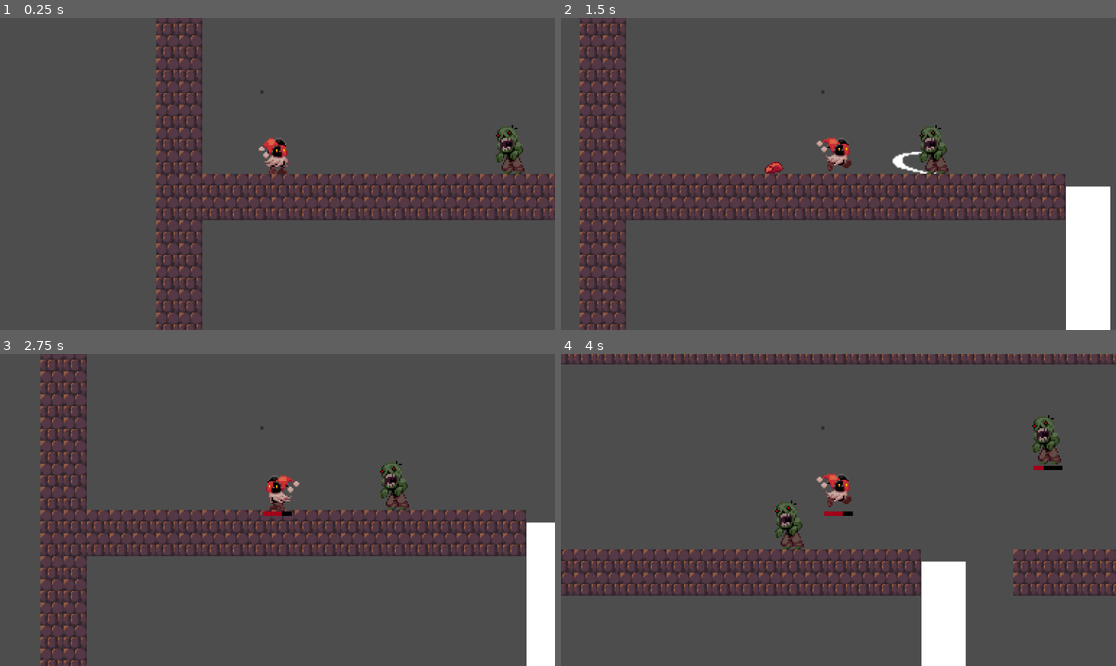
Above: before the commit, frames 1-4 (two rows, left to right).
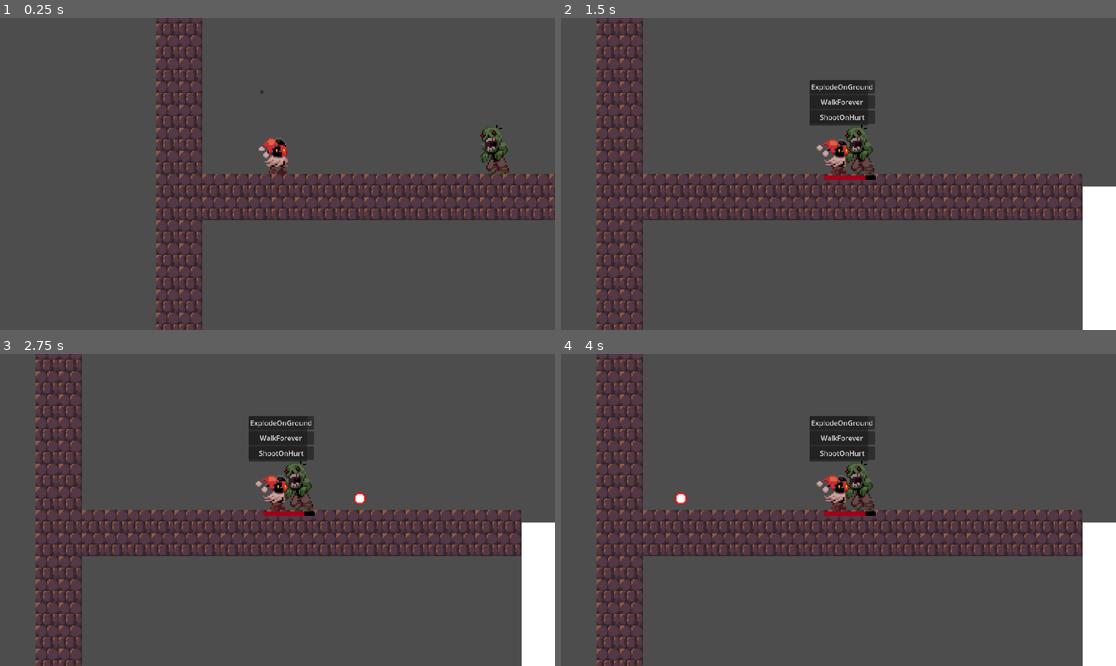
Above: after the commit, the same moments.

Repository: Varreaux/W4Game
Game: Godot game, scene res://Maps/Game.tscn
Same seed, same stepped clock (60 frames per second), same inputs: the game is played once before the commit and once after it.
Inputs (mouse positions are in pixels of both pictures, inside the frame that each line leads up to):
- Up to frame 1 (0.25 s): no input
- Up to frame 2 (1.5 s): move the mouse to (960, 158) at 0.52 s; press the mouse at (960, 158) at 0.53 s; hold D (Right) from 0.53 s (still down); tap Space (Jump) at 0.77 s; move the mouse to (727, 189) at 1.27 s; release the mouse at (727, 189) at 1.28 s; click (727, 189) at 1.35 s
- Up to frame 3 (2.75 s): tap Space (Jump) at 1.52 s; move the mouse to (333, 441) at 2.02 s; release D (Right) at 2.03 s; press the mouse at (333, 441) at 2.03 s; hold A (Left) from 2.03 s (still down)
- Up to frame 4 (4 s): move the mouse to (810, 572) at 2.77 s; release A (Left) at 2.78 s; release the mouse at (810, 572) at 2.78 s; hold D (Right) from 2.78 s (still down); click (810, 572) at 2.85 s; tap Space (Jump) at 3.02, 3.77 s; move the mouse to (1005, 556) at 3.52 s; press the mouse at (1005, 556) at 3.53 s

The runs differ from the first frame. In frame 1, 0.8% of the frame differs, in the area x 86-95%, y 34-51%; in frame 2, 12%; in frame 3, 10%; in frame 4, 25%, in the area x 0-100%, y 0-100%.

Commit message:
Some hitbox refactoring and walking

Diff:
--- a/new-game-project/Maps/Game.tscn
+++ b/new-game-project/Maps/Game.tscn
@@ -24,5 +24,14 @@
 [node name="Enemy" parent="." instance=ExtResource("3_5nq1w")]
 position = Vector2(246, 280)
 
+[node name="Enemy3" parent="." instance=ExtResource("3_5nq1w")]
+position = Vector2(576, 264)
+
+[node name="Enemy4" parent="." instance=ExtResource("3_5nq1w")]
+position = Vector2(744, 272)
+
+[node name="Enemy5" parent="." instance=ExtResource("3_5nq1w")]
+position = Vector2(896, 256)
+
 [node name="Enemy2" parent="." instance=ExtResource("3_5nq1w")]
-position = Vector2(424, 270)
+position = Vector2(408, 272)
--- a/new-game-project/Objects/Behaviors/Actions/shoot_action.tscn
+++ b/new-game-project/Objects/Behaviors/Actions/shoot_action.tscn
@@ -4,4 +4,6 @@
 
 [node name="Shoot" type="Node2D"]
 script = ExtResource("1_oycih")
+collision_mask_player = 16
+collision_mask_enemy = 32
 cooldown_time = 1.0
--- a/new-game-project/Objects/Behaviors/Actions/slash_action.tscn
+++ b/new-game-project/Objects/Behaviors/Actions/slash_action.tscn
@@ -4,4 +4,6 @@
 
 [node name="Slash" type="Node2D"]
 script = ExtResource("1_nycm4")
+collision_mask_player = 16
+collision_mask_enemy = 32
 cooldown_time = 1.0
--- /dev/null
+++ b/new-game-project/Objects/Behaviors/Actions/walk_action.tscn
@@ -0,0 +1,7 @@
+[gd_scene load_steps=2 format=3 uid="uid://c8a5j6kfy3jv7"]
+
+[ext_resource type="Script" uid="uid://dramn3qgm0ims" path="res://Scripts/behaviors/Actions/walk.gd" id="1_pnswu"]
+
+[node name="Walk" type="Node2D"]
+script = ExtResource("1_pnswu")
+cooldown_time = 1.0
--- a/new-game-project/Objects/Behaviors/Conditions/on_hurt.tscn
+++ /dev/null
@@ -1,6 +0,0 @@
-[gd_scene load_steps=2 format=3 uid="uid://nm1s6d46idi1"]
-
-[ext_resource type="Script" uid="uid://deiyvcvodlp7n" path="res://Scripts/behaviors/Conditions/on_hurt.gd" id="1_itgis"]
-
-[node name="OnHurt" type="Node2D"]
-script = ExtResource("1_itgis")
--- /dev/null
+++ b/new-game-project/Objects/Behaviors/Conditions/on_hurt_condition.tscn
@@ -0,0 +1,6 @@
+[gd_scene load_steps=2 format=3 uid="uid://nm1s6d46idi1"]
+
+[ext_resource type="Script" uid="uid://deiyvcvodlp7n" path="res://Scripts/behaviors/Conditions/on_hurt.gd" id="1_bltge"]
+
+[node name="OnHurt" type="Node2D"]
+script = ExtResource("1_bltge")
--- a/new-game-project/Objects/Entities/bullet.tscn
+++ b/new-game-project/Objects/Entities/bullet.tscn
@@ -8,7 +8,7 @@
 
 [node name="Bullet" type="Area2D"]
 collision_layer = 8
-collision_mask = 17
+collision_mask = 48
 script = ExtResource("1_38tfo")
 damage = 1.0
 
--- a/new-game-project/Objects/Entities/explosion.tscn
+++ b/new-game-project/Objects/Entities/explosion.tscn
@@ -70,7 +70,7 @@
 
 [node name="Explosion" type="Area2D"]
 collision_layer = 8
-collision_mask = 17
+collision_mask = 48
 script = ExtResource("1_7dvss")
 damage = 1.0
 
--- a/new-game-project/Objects/Entities/player.tscn
+++ b/new-game-project/Objects/Entities/player.tscn
@@ -157,7 +157,7 @@
 behaviors_menu_position = Vector2(-20, 40)
 ball_throw_power = 250.0
 gravity = 600.0
-max_health = 3
+max_health = 10
 
 [node name="Art" type="Sprite2D" parent="."]
 texture_filter = 1
--- a/new-game-project/Objects/Entities/slash.tscn
+++ b/new-game-project/Objects/Entities/slash.tscn
@@ -47,7 +47,7 @@
 
 [node name="Slash" type="Area2D"]
 collision_layer = 8
-collision_mask = 17
+collision_mask = 48
 script = ExtResource("1_o2nbf")
 damage = 1.0
 
--- a/new-game-project/Scripts/Entities/enemy.gd
+++ b/new-game-project/Scripts/Entities/enemy.gd
@@ -2,10 +2,11 @@
 
 extends Entity
 
+const ACTIVE_RANGE = 300
 const BEHAVIORS = [
-	preload("res://Objects/Behaviors/Conditions/on_ground.tscn"),
-	preload("res://Objects/Behaviors/Conditions/forever.tscn"),
-	preload("res://Objects/Behaviors/Conditions/on_hurt.tscn")
+	preload("res://Objects/Behaviors/Conditions/on_ground_condition.tscn"),
+	preload("res://Objects/Behaviors/Conditions/forever_condition.tscn"),
+	preload("res://Objects/Behaviors/Conditions/on_hurt_condition.tscn")
 ]
 
 func _ready():
@@ -22,10 +23,14 @@
 	#add_child(behavior_instance)
 
 func _physics_process(delta):
+	if get_player_range() > ACTIVE_RANGE: return
+
 	velocity.y += gravity * delta
-	velocity.x = 0  # move right
 	move_and_slide()
 
 func _process(_delta: float) -> void:
 	if hp <= 0:
 		call_deferred("queue_free")
+
+func get_player_range() -> float:
+	return (Player.instance.global_position - global_position).length()
--- a/new-game-project/Scripts/behaviors/Actions/jump.gd
+++ b/new-game-project/Scripts/behaviors/Actions/jump.gd
@@ -1,7 +1,7 @@
 extends Action
 
 func _ready() -> void:
-	cooldown_time = randf_range(0.5, 2)
+	cooldown_time = randf_range(1, 3)
 
 func on_trigger(_bypass_cooldown: bool = false):
 	if cooldown_counter > cooldown_time || _bypass_cooldown:
--- a/new-game-project/Scripts/behaviors/Actions/shoot.gd
+++ b/new-game-project/Scripts/behaviors/Actions/shoot.gd
@@ -3,6 +3,8 @@
 @onready var bullet = preload("res://Objects/Entities/bullet.tscn")
 
 var shooting_speed = randf_range(80, 200)
+@export_flags_2d_physics var collision_mask_player
+@export_flags_2d_physics var collision_mask_enemy
 
 func _ready() -> void:
 	cooldown_time = randf_range(0.5, 2)
@@ -15,4 +17,6 @@
 		get_tree().root.get_child(0).call_deferred("add_child",_bullet)
 		_bullet.global_position = entity.global_position + Vector2.UP * 8
 		_bullet.ignores.append(entity.get_node("Hurtbox"))
+		if entity is Enemy:
+			_bullet.collision_mask &= ~collision_mask_enemy
 		cooldown_counter = 0
--- a/new-game-project/Scripts/behaviors/Actions/slash.gd
+++ b/new-game-project/Scripts/behaviors/Actions/slash.gd
@@ -1,7 +1,8 @@
 extends Action
 
 @onready var slash = preload("res://Objects/Entities/slash.tscn")
-
+@export_flags_2d_physics var collision_mask_player
+@export_flags_2d_physics var collision_mask_enemy
 
 func _ready() -> void:
 	cooldown_time = randf_range(0.5, 2)
@@ -15,4 +16,6 @@
 		var _x = -15 if entity.get_node("Art").flip_h else 15
 		_slash.global_position = entity.global_position + Vector2(_x, _y)
 		_slash.ignores.append(entity.get_node("Hurtbox"))
+		if entity is Enemy:
+			_slash.collision_mask &= ~collision_mask_enemy
 		cooldown_counter = 0
--- /dev/null
+++ b/new-game-project/Scripts/behaviors/Actions/walk.gd
@@ -0,0 +1,17 @@
+extends Action
+
+@onready var direction = randi_range(0, 1) *2 -1
+@onready var walk_speed = randi_range(20, 50)
+
+func _ready() -> void:
+	cooldown_time = randf_range(0.5, 2)
+
+func on_trigger(_bypass_cooldown: bool = false):
+	entity.velocity.x = walk_speed * direction
+	entity.get_node("Art").flip_h = false if direction == 1 else true
+
+
+func _physics_process(_delta: float) -> void:
+	if active:
+		if entity.is_on_wall():
+			direction = -direction
--- a/new-game-project/Scripts/behaviors/Conditions/forever.gd
+++ b/new-game-project/Scripts/behaviors/Conditions/forever.gd
@@ -4,7 +4,8 @@
 	"shoot_action",
 	"jump_action",
 	"slash_action",
-	"explode_action"
+	"explode_action",
+	"walk_action"
 ]
 func _enter_tree() -> void:
 	if not init:
--- a/new-game-project/Scripts/behaviors/Conditions/on_ground.gd
+++ b/new-game-project/Scripts/behaviors/Conditions/on_ground.gd
@@ -4,7 +4,8 @@
 	"shoot_action",
 	"jump_action",
 	"slash_action",
-	"explode_action"
+	"explode_action",
+	"walk_action"
 ]
 
 func _enter_tree() -> void:
--- a/new-game-project/enemy.tscn
+++ b/new-game-project/enemy.tscn
@@ -41,7 +41,7 @@
 
 [node name="Hurtbox" type="Area2D" parent="."]
 position = Vector2(0, -16)
-collision_layer = 16
+collision_layer = 32
 collision_mask = 8
 
 [node name="CollisionShape2D" type="CollisionShape2D" parent="Hurtbox"]
--- a/new-game-project/project.godot
+++ b/new-game-project/project.godot
@@ -59,7 +59,8 @@
 2d_physics/layer_2="Entity"
 2d_physics/layer_3="Player"
 2d_physics/layer_4="Hitbox"
-2d_physics/layer_5="Hurtbox"
+2d_physics/layer_5="PlayerHurtbox"
+2d_physics/layer_6="EnemyHurtbox"
 
 [rendering]
 
Renamed: new-game-project/Objects/Behaviors/Conditions/forever.tscn -> new-game-project/Objects/Behaviors/Conditions/forever_condition.tscn
Renamed: new-game-project/Objects/Behaviors/Conditions/on_ground.tscn -> new-game-project/Objects/Behaviors/Conditions/on_ground_condition.tscn
Not shown, added: new-game-project/Scripts/behaviors/Actions/walk.gd.uid
